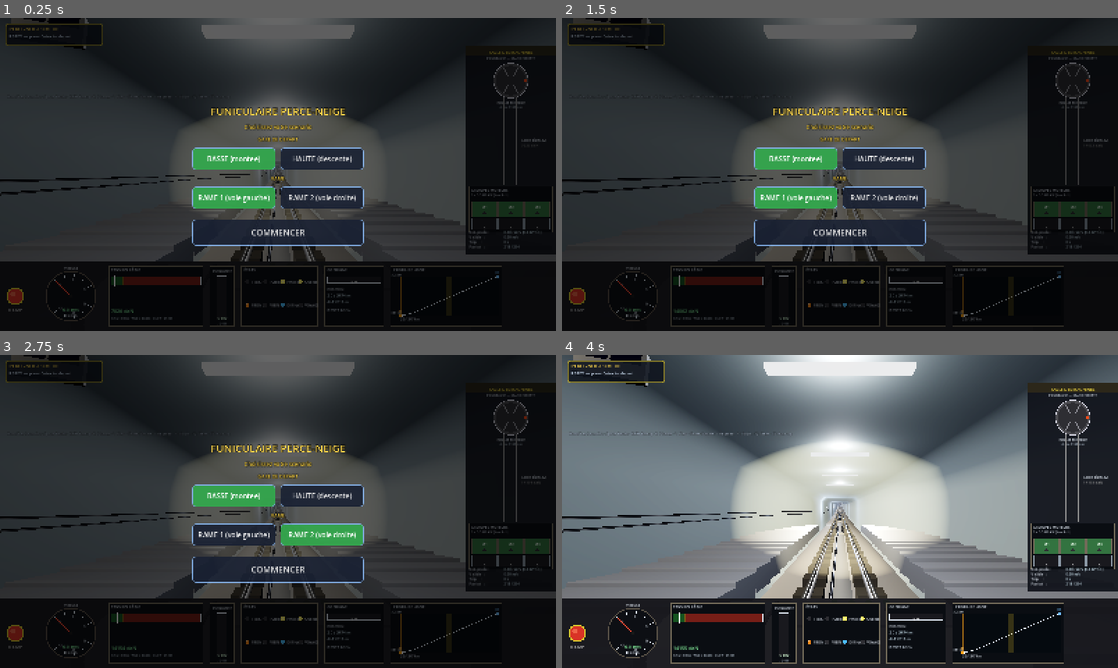
Above: before the commit, frames 1-4 (two rows, left to right).
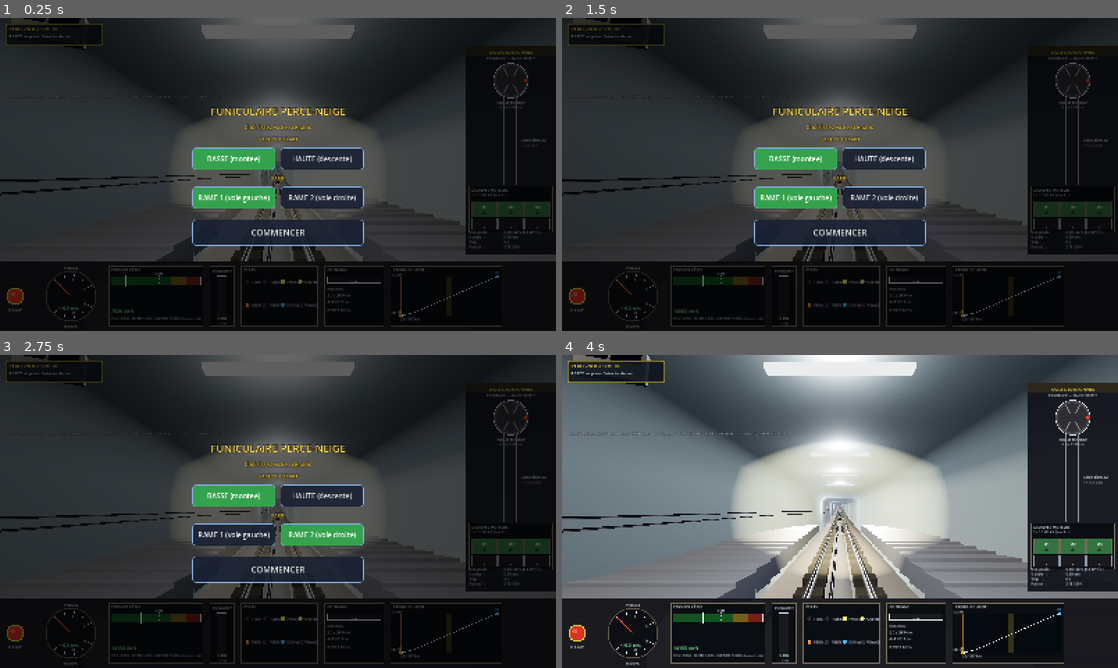
Above: after the commit, the same moments.

Repository: ARP273-ROSE/perce-neige-sim
Game: Godot game, scene res://scenes/main.tscn
Same seed, same stepped clock (60 frames per second), same inputs: the game is played once before the commit and once after it. Sound files missing from this copy of the repository are replaced by a short silence.
Inputs:
- Up to frame 1 (0.25 s): no input
- Up to frame 2 (1.5 s): click "BASSE (montee)" at 0.5 s; click "HAUTE (descente)" at 1.25 s
- Up to frame 3 (2.75 s): click "RAME 1 (voie gauche)" at 2 s
- Up to frame 4 (4 s): click "RAME 2 (voie droite)" at 2.75 s; click "COMMENCER" at 3.5 s

The runs differ from the first frame. In frame 1, 0.4% of the frame differs, in the area x 11-36%, y 81-100%; in frame 2, 0.4%; in frame 3, 0.4%; in frame 4, 0.5%, in the area x 11-37%, y 81-100%.

Commit message:
release: v1.12.11 — retenue en descente lourde, régen affichée, jauges réalistes (2D+3D)
Retour d'essai PWA (inversion en tunnel, rame lourde qui redescend) :
grosse puissance de traction et tension câble en hausse pour « accélérer »
alors que la gravité fait le travail. Trois défauts corrigés dans les DEUX
sims (Python desktop + port 3D) :

- Régulateur : verrou gravité-excédentaire (f_ff ≤ 0 → traction coupée).
  La gravité accélère, bridée par la rampe de confort = retenue de
  l'entraînement ; le frein module. Piège découvert en route : le
  feed-forward mono-pente se trompe de SIGNE quand l'asymétrie du profil
  bat l'écart de masse (rame chargée en bas à 22 % vs contrepoids vide à
  29 % → gravité nette MONTANTE) — le FF passe à deux pentes locales,
  comme la physique. Sans ça, 2 tests desktop cassaient (rame dérivant
  vers l'équilibre au lieu de rejoindre la gare).
- Tension câble : inertie SIGNÉE par l'accélération de la rame lourde le
  long de SA pente (T = m·g·sinθ + m·a_s) — une rame lourde qui dévale
  DÉCHARGE le brin ; l'ancien max(0, a·direction) ajoutait l'inertie à
  tort dans ce cas.
- Retenue régénératrice enfin affichée : excédent écrêté par la rampe +
  frein de service, ×0,80 → ~560 kW en croisière descente chargée
  (~47 kWh/descente ; datasheet CFD : ~42 kWh). La jauge puissance
  bascule en RÉGEN (cyan, valeur négative).

Jauges cockpit 3D :
- Tension : échelle de SERVICE 0–42 000 daN (plus 0–rupture où le vert
  faisait 12 % de la barre). Vert jusqu'à l'alerte 28 000 ; le nominal
  22 500 est une valeur de service (repère pointillé NOM), pas un seuil
  d'alarme. Orange 28–35 k, rouge au-delà, rupture hors échelle. Même
  logique de couleur pour le câble de la salle des machines.
- Vitesse : lecture km/h sortie du cadran (chevauchait les graduations).

Validation : 16/16 tests physique desktop (2 cas de descente asymétrique
inclus), parité statique GD↔PC intacte au 0,1 près, bancs 3D montée /
descente basse / inversion-régen verts.

Diff:
--- a/godot_project/scripts/cockpit_panel.gd
+++ b/godot_project/scripts/cockpit_panel.gd
@@ -158,9 +158,11 @@
 	draw_line(Vector2(cx, cy), needle_end, Color(1.0, 0.30, 0.20), 3.0)
 	draw_circle(Vector2(cx, cy), 5.0, Color(0.85, 0.88, 0.92))
 	draw_circle(Vector2(cx, cy), 3.0, Color(0.10, 0.10, 0.10))
-	# Lecture digitale au centre-bas
-	_draw_text_center(Vector2(cx, cy + radius * 0.55), "%.1f m/s" % absf(physics.v), 13, Color(0.55, 1.0, 0.65))
-	_draw_text_center(Vector2(cx, cy + radius * 0.78), "%.0f km/h" % v_kmh, 11, Color(0.85, 0.88, 0.92))
+	# Lecture digitale : m/s dans le cadran (zone libre sous le moyeu),
+	# km/h SOUS le cadran — l'ancien placement à 0.78×R tombait sur les
+	# graduations du bas (retour d'essai 2026-07-13 : valeurs confondues).
+	_draw_text_center(Vector2(cx, cy + radius * 0.48), "%.1f m/s" % absf(physics.v), 13, Color(0.55, 1.0, 0.65))
+	_draw_text_center(Vector2(cx, cy + radius + 16.0), "%.0f km/h" % v_kmh, 11, Color(0.85, 0.88, 0.92))
 	# Label
 	_draw_text_center(Vector2(cx, cy - radius - 12.0), "VITESSE", 11, label_color)
 
@@ -171,50 +173,65 @@
 	draw_rect(Rect2(Vector2(x, y), Vector2(w, h)), bezel_color, false, 1.2)
 	# Label
 	_draw_text(Vector2(x + 6, y + 14), "TENSION CÂBLE", 11, label_color)
-	# Bar : valeur courante / breakage. Seuils :
-	#   0 → T_NOMINAL : zone verte
-	#   T_NOMINAL → T_WARN : zone jaune
-	#   T_WARN → T_BREAK : zone rouge
-	var t_break: float = PNConstants.T_BREAK_DAN
+	# Échelle de SERVICE 0 → T_GAUGE_MAX (42 000 daN), pas 0 → rupture :
+	# à l'échelle de la rupture (191 200, facteur de sécurité ~8,5) le vert
+	# faisait 12 % de la barre et le rouge 85 % — illisible et anxiogène.
+	# Zones : VERT jusqu'à T_WARN (la tension NOMINALE 22 500 est une valeur
+	# de service normale, pas un seuil d'alerte — repère blanc « NOM »),
+	# ORANGE T_WARN → T_RED, ROUGE au-delà. La rupture est hors échelle.
+	var t_max: float = PNConstants.T_GAUGE_MAX_DAN
 	var t_nom: float = PNConstants.T_NOMINAL_DAN
 	var t_warn: float = PNConstants.T_WARN_DAN
+	var t_red: float = PNConstants.T_RED_DAN
 	var t_cur: float = physics.tension_dan_disp
 	var bar_y: float = y + 30.0
 	var bar_h: float = 24.0
 	var bar_w: float = w - 12.0
 	var bar_x: float = x + 6.0
 	# Fond zones colorées (proportionnelles aux seuils)
-	var x_nom: float = bar_x + bar_w * (t_nom / t_break)
-	var x_warn: float = bar_x + bar_w * (t_warn / t_break)
-	# Zone verte
-	draw_rect(Rect2(Vector2(bar_x, bar_y), Vector2(x_nom - bar_x, bar_h)), Color(0.10, 0.45, 0.15, 0.7), true)
-	# Zone jaune
-	draw_rect(Rect2(Vector2(x_nom, bar_y), Vector2(x_warn - x_nom, bar_h)), Color(0.65, 0.50, 0.10, 0.7), true)
+	var x_warn: float = bar_x + bar_w * (t_warn / t_max)
+	var x_red: float = bar_x + bar_w * (t_red / t_max)
+	# Zone verte (service normal, nominal inclus)
+	draw_rect(Rect2(Vector2(bar_x, bar_y), Vector2(x_warn - bar_x, bar_h)), Color(0.10, 0.45, 0.15, 0.7), true)
+	# Zone orange (alerte)
+	draw_rect(Rect2(Vector2(x_warn, bar_y), Vector2(x_red - x_warn, bar_h)), Color(0.65, 0.50, 0.10, 0.7), true)
 	# Zone rouge
-	draw_rect(Rect2(Vector2(x_warn, bar_y), Vector2(bar_x + bar_w - x_warn, bar_h)), Color(0.65, 0.15, 0.10, 0.7), true)
+	draw_rect(Rect2(Vector2(x_red, bar_y), Vector2(bar_x + bar_w - x_red, bar_h)), Color(0.65, 0.15, 0.10, 0.7), true)
+	# Repère de la tension nominale (trait blanc pointillé + « NOM »)
+	var x_nom: float = bar_x + bar_w * (t_nom / t_max)
+	draw_dashed_line(Vector2(x_nom, bar_y - 2.0), Vector2(x_nom, bar_y + bar_h + 2.0),
+		Color(1.0, 1.0, 1.0, 0.75), 1.5, 3.0)
+	_draw_text(Vector2(x_nom - 12.0, bar_y - 5.0), "NOM", 8, Color(0.85, 0.88, 0.92))
 	# Aiguille de la valeur courante
-	var x_cur: float = bar_x + bar_w * clampf(t_cur / t_break, 0.0, 1.0)
+	var x_cur: float = bar_x + bar_w * clampf(t_cur / t_max, 0.0, 1.0)
 	draw_line(Vector2(x_cur, bar_y - 3.0), Vector2(x_cur, bar_y + bar_h + 3.0), Color(1.0, 1.0, 1.0), 2.5)
 	# Cadre bar
 	draw_rect(Rect2(Vector2(bar_x, bar_y), Vector2(bar_w, bar_h)), Color(0.85, 0.88, 0.92), false, 1.0)
-	# Lecture sous la bar
+	# Lecture sous la bar — les couleurs suivent les zones de la jauge
 	var col: Color = Color(0.55, 1.0, 0.65)
-	if t_cur >= t_warn:
+	if t_cur >= t_red:
 		col = Color(1.0, 0.30, 0.25)
-	elif t_cur >= t_nom:
+	elif t_cur >= t_warn:
 		col = Color(1.0, 0.85, 0.30)
 	_draw_text(Vector2(bar_x, y + h - 38.0),
 		"%.0f daN" % t_cur, 14, col)
 	# Seuils en petit
 	_draw_text(Vector2(bar_x, y + h - 18.0),
-		"NOM %d   WARN %d   RUPT %d" % [int(t_nom), int(t_warn), int(t_break)],
+		"NOM %d · ALERTE %d · RUPTURE %d (hors échelle)" % [int(t_nom), int(t_warn), int(PNConstants.T_BREAK_DAN)],
 		9, Color(0.65, 0.70, 0.75))
 
 
 func _draw_power_gauge(x: float, y: float, w: float, h: float) -> void:
 	draw_rect(Rect2(Vector2(x, y), Vector2(w, h)), Color(0.04, 0.05, 0.07), true)
 	draw_rect(Rect2(Vector2(x, y), Vector2(w, h)), bezel_color, false, 1.2)
-	_draw_text_center(Vector2(x + w * 0.5, y + 14), "PUISSANCE", 10, label_color)
+	# Mode RÉGEN : rame lourde retenue en descente → l'entraînement
+	# fonctionne en génératrice. La jauge bascule (titre + barre cyan)
+	# au lieu d'afficher une traction fantôme.
+	var regen: float = physics.regen_kw_disp
+	var regen_mode: bool = regen > 10.0 and physics.power_kw_disp < 10.0
+	_draw_text_center(Vector2(x + w * 0.5, y + 14),
+		"RÉGEN" if regen_mode else "PUISSANCE", 10,
+		Color(0.45, 0.85, 1.0) if regen_mode else label_color)
 	# Bar verticale
 	var bar_x: float = x + w * 0.30
 	var bar_y: float = y + 28.0
@@ -222,19 +239,22 @@
 	var bar_h: float = h - 50.0
 	draw_rect(Rect2(Vector2(bar_x, bar_y), Vector2(bar_w, bar_h)), Color(0.10, 0.10, 0.12), true)
 	var p_max: float = PNConstants.P_MAX / 1000.0   # kW
-	var p_cur: float = physics.power_kw_disp
+	var p_cur: float = regen if regen_mode else physics.power_kw_disp
 	var p_norm: float = clampf(p_cur / p_max, 0.0, 1.0)
 	var fill_h: float = bar_h * p_norm
-	# Couleur du remplissage
-	var fill_col: Color = Color(0.20, 0.85, 0.35)
-	if p_norm > 0.85:
-		fill_col = Color(1.0, 0.30, 0.20)
-	elif p_norm > 0.65:
-		fill_col = Color(1.0, 0.80, 0.20)
+	# Couleur du remplissage — cyan en régénération
+	var fill_col: Color = Color(0.20, 0.65, 0.95) if regen_mode else Color(0.20, 0.85, 0.35)
+	if not regen_mode:
+		if p_norm > 0.85:
+			fill_col = Color(1.0, 0.30, 0.20)
+		elif p_norm > 0.65:
+			fill_col = Color(1.0, 0.80, 0.20)
 	draw_rect(Rect2(Vector2(bar_x, bar_y + bar_h - fill_h), Vector2(bar_w, fill_h)), fill_col, true)
 	draw_rect(Rect2(Vector2(bar_x, bar_y), Vector2(bar_w, bar_h)), Color(0.85, 0.88, 0.92), false, 1.0)
 	# Lecture
-	_draw_text_center(Vector2(x + w * 0.5, y + h - 24.0), "%.0f kW" % p_cur, 12, Color(0.85, 1.0, 0.85))
+	var read_col: Color = Color(0.55, 0.90, 1.0) if regen_mode else Color(0.85, 1.0, 0.85)
+	_draw_text_center(Vector2(x + w * 0.5, y + h - 24.0),
+		("-%.0f kW" if regen_mode else "%.0f kW") % p_cur, 12, read_col)
 	_draw_text_center(Vector2(x + w * 0.5, y + h - 8.0), "/ %d" % int(p_max), 9, Color(0.65, 0.70, 0.75))
 
 
--- a/godot_project/scripts/constants.gd
+++ b/godot_project/scripts/constants.gd
@@ -68,9 +68,15 @@
 const P_MAX: float = 2_400_000.0         # puissance totale (W)
 const F_STALL: float = 260_000.0         # force max moteur (N)
 
-# Câble Fatzer 52 mm
+# Câble Fatzer 52 mm.
+# T_NOMINAL = tension de SERVICE normale (la jauge vit autour de cette
+# valeur toute la journée — ce n'est PAS un seuil d'alerte) ; l'alerte ne
+# commence qu'à T_WARN, le rouge à T_RED. La rupture (191 200 daN, facteur
+# de sécurité ~8,5) est très au-delà de l'échelle affichable.
 const T_NOMINAL_DAN: float = 22500.0
 const T_WARN_DAN: float = 28000.0
+const T_RED_DAN: float = 35000.0         # zone rouge de la jauge (affichage)
+const T_GAUGE_MAX_DAN: float = 42000.0   # pleine échelle de la jauge (affichage)
 const T_BREAK_DAN: float = 191200.0
 const CABLE_DIAM_MM: float = 52.0
 # Masse linéique du câble (≈ 38 t sur la ligne) — le poids du brin entre la
--- a/godot_project/scripts/machine_room_panel.gd
+++ b/godot_project/scripts/machine_room_panel.gd
@@ -77,12 +77,12 @@
 	var cable_left_x: float = pulley_cx - 18.0
 	var cable_right_x: float = pulley_cx + 18.0
 	var t_cur: float = physics.tension_dan_disp
-	var t_warn: float = PNConstants.T_WARN_DAN
-	var t_break: float = PNConstants.T_BREAK_DAN
+	# Le nominal (22 500) est la tension de SERVICE — le câble ne passe
+	# orange qu'à l'ALERTE (28 000) et rouge en zone rouge (35 000).
 	var cable_color: Color = Color(0.55, 0.55, 0.55)
-	if t_cur >= t_warn:
+	if t_cur >= PNConstants.T_RED_DAN:
 		cable_color = Color(1.0, 0.30, 0.20)
-	elif t_cur >= PNConstants.T_NOMINAL_DAN:
+	elif t_cur >= PNConstants.T_WARN_DAN:
 		cable_color = Color(1.0, 0.80, 0.30)
 	# Ligne brin gauche (vers cabine 1)
 	draw_line(Vector2(cable_left_x, cable_top_y), Vector2(cable_left_x, cable_bot_y), cable_color, 4.0)
--- a/godot_project/scripts/train_physics.gd
+++ b/godot_project/scripts/train_physics.gd
@@ -43,6 +43,7 @@
 var power_kw: float = 0.0
 var power_kw_disp: float = 0.0
 var regen_kw: float = 0.0
+var regen_kw_disp: float = 0.0           # lissé pour affichage
 var inrush_timer: float = 0.0
 
 var trip_started: bool = false
@@ -189,7 +190,11 @@
 	var net: float = f_motor + f_grav_net + f_roll + f_brake
 	var acc: float = net / m_total
 
-	# Cap accel moteur (confort) — soft-start progressive
+	# Cap accel moteur (confort) — soft-start progressive.
+	# acc_pre_cap mémorisé : l'écart (acc_pre_cap − acc) est la retenue
+	# active de l'entraînement quand la gravité pousse plus fort que la
+	# rampe — c'est de la puissance RÉGÉNÉRÉE, affichée plus bas.
+	var acc_pre_cap: float = acc
 	if not emergency and brake < 0.05:
 		var v_abs: float = absf(v)
 		var soft_cap: float = PNConstants.A_START + \
@@ -282,14 +287,23 @@
 	#   - l'inertie de traction, uniquement en accélération (au freinage le
 	#     câble se DÉCHARGE : le frein absorbe sur le rail).
 	var m_heavy: float = maxf(m_up, m_down)
-	var s_heavy: float = s if m_up >= m_down else (PNConstants.LENGTH - s)
+	var main_is_heavy: bool = m_up >= m_down
+	var s_heavy: float = s if main_is_heavy else (PNConstants.LENGTH - s)
 	var theta_h: float = atan(SlopeProfile.gradient_phys_at(s_heavy))
-	var a_travel: float = acc * float(direction)
 	var t_gravity: float = m_heavy * PNConstants.G * sin(theta_h)
 	var t_friction: float = PNConstants.MU_ROLL * m_heavy * PNConstants.G * cos(theta_h)
 	var t_cable: float = PNConstants.CABLE_KG_M * PNConstants.G \
 		* maxf(0.0, PNConstants.ALT_HIGH - SlopeProfile.altitude_at(s_heavy))
-	var t_inertia: float = maxf(0.0, m_heavy * a_travel)
+	# Inertie SIGNÉE par l'accélération de la rame lourde le long de SA
+	# pente (Newton sur la rame pendue au câble : T = m·g·sinθ + m·a_s).
+	# Rame lourde qui MONTE en accélérant → le câble tire plus (+).
+	# Rame lourde qui DESCEND en accélérant (a_s < 0) → le câble se
+	# DÉCHARGE (−) : le poids part en mouvement, pas dans le brin.
+	# L'ancien max(0, a·direction) ajoutait à tort l'inertie dans ce cas
+	# (constaté après une inversion en tunnel : tension qui GRIMPE alors
+	# que la rame lourde dévale — retour d'essai 2026-07-13).
+	var a_s_heavy: float = acc if main_is_heavy else -acc
+	var t_inertia: float = m_heavy * a_s_heavy
 	tension_dan = (t_gravity + t_friction + t_cable + t_inertia) / 10.0
 	if tension_dan < 0.0:
 		tension_dan = 0.0
@@ -303,10 +317,25 @@
 		power_kw = 0.0
 		regen_kw = -power_signed_kw * 0.80
 
+	# Retenue régénératrice : moteur coupé, la gravité pousse dans le sens
+	# de marche (rame lourde en descente) → l'entraînement retient via le
+	# câble. Force de retenue = excédent écrêté par la rampe de confort
+	# + frein de service en modulation. Rendement chaîne ~0,80 (roue →
+	# machine DC → réseau, cf. datasheet CFD : ~42 kWh récupérés par
+	# descente chargée).
+	if f_motor == 0.0 and not emergency \
+			and f_grav_net * float(direction) > 0.0 and absf(v) > 0.3:
+		var f_retenue: float = (acc_pre_cap - acc) * float(direction) * m_total \
+			+ a_brk * m_total
+		if f_retenue > 0.0:
+			regen_kw = f_retenue * absf(v) * 0.80 / 1000.0
+			power_kw = 0.0
+
 	# Lissage affichage (EMA τ ≈ 0.3 s)
 	var alpha: float = minf(1.0, dt / 0.3)
 	tension_dan_disp += (tension_dan - tension_dan_disp) * alpha
 	power_kw_disp += (power_kw - power_kw_disp) * alpha
+	regen_kw_disp += (regen_kw - regen_kw_disp) * alpha
 
 	if trip_started:
 		trip_time += dt
@@ -338,9 +367,14 @@
 
 	var v_travel: float = v * float(direction)
 
-	# Gravité projetée sur direction de voyage
-	var dm_r: float = m_up - _m_down
-	var f_grav_s: float = -dm_r * PNConstants.G * sin(theta)
+	# Gravité projetée sur direction de voyage — avec la pente locale de
+	# CHAQUE rame, comme la physique. L'ancien raccourci mono-pente
+	# (−dm·g·sinθ_main) se trompait de SIGNE dès que l'asymétrie du profil
+	# l'emportait sur l'écart de masse (rame chargée en bas à 22 % vs
+	# contrepoids vide à 29 %) : le feed-forward coupait la traction à
+	# tort et la rame dérivait vers l'équilibre au lieu de descendre.
+	var theta_gr: float = atan(SlopeProfile.gradient_phys_at(PNConstants.LENGTH - s))
+	var f_grav_s: float = -(m_up * sin(theta) - _m_down * sin(theta_gr)) * PNConstants.G
 	var f_grav_travel: float = f_grav_s * float(direction)
 	var gravity_helps: bool = f_grav_travel > 200.0
 
@@ -383,7 +417,8 @@
 	var v_eff: float = maxf(absf(v), 0.8)
 	var f_motor_max: float = minf(PNConstants.F_STALL, PNConstants.P_MAX / v_eff)
 
-	var f_ff: float = -f_grav_travel + PNConstants.MU_ROLL * m_total * PNConstants.G * cos(theta)
+	var f_ff: float = -f_grav_travel + PNConstants.MU_ROLL * PNConstants.G \
+		* (m_up * cos(theta) + _m_down * cos(theta_gr))
 	var ff_throttle: float = maxf(0.0, f_ff) / maxf(f_motor_max, 1.0)
 	var ff_brake: float = maxf(0.0, -f_ff) / (PNConstants.A_BRAKE_NORMAL * m_total)
 
@@ -396,6 +431,16 @@
 		var k_p: float = 0.18
 		demand_throttle = clampf(ff_throttle + err * k_p, 0.0, 1.0)
 		demand_brake = clampf(ff_brake - err * k_p, 0.0, 1.0)
+		# EXCÉDENT DE GRAVITÉ (f_ff ≤ 0 : la gravité pousse déjà plus fort
+		# que le frottement dans le sens de marche — typiquement rame
+		# lourde en descente après une inversion en tunnel) : le moteur
+		# reste COUPÉ. C'est la gravité qui accélère (bridée par la rampe
+		# de confort = retenue de l'entraînement), le frein module. Sans
+		# ce verrou, le terme P mettait plein gaz pendant la phase de
+		# rattrapage de consigne → grosse puissance affichée pour rien
+		# (retour d'essai 2026-07-13).
+		if f_ff <= 0.0:
+			demand_throttle = 0.0
 		if demand_throttle > 0.0 and demand_brake > 0.0:
 			if demand_throttle > demand_brake:
 				demand_throttle -= demand_brake
Not shown, changed: README.md
Not shown, changed: perce_neige_sim.py
